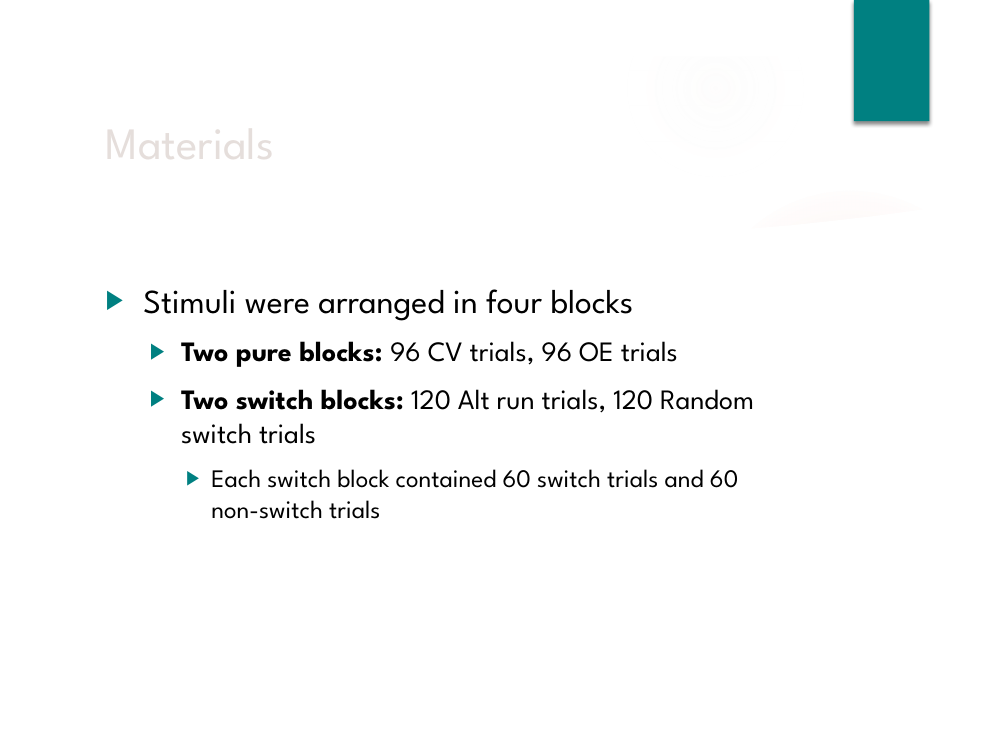
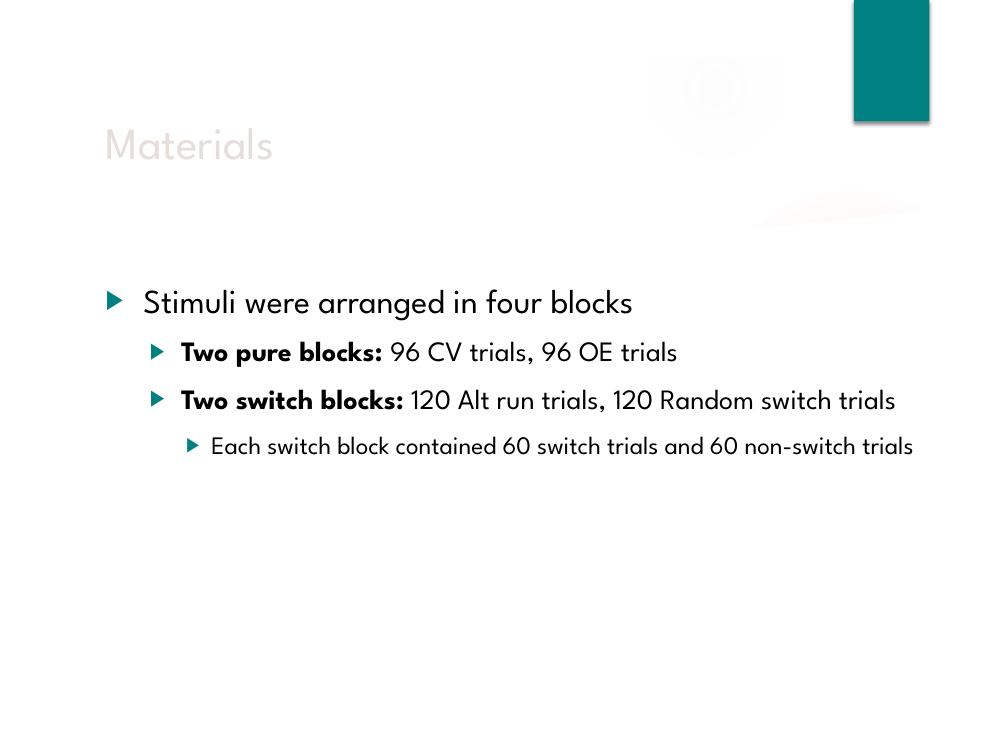
Before and after one commit to npm27/Spring-2019-Projects, a slide deck: slide 18 of CVOE/3 Presentations/Brown Bag Fall 19.pptx (slide 15 before the commit). Drawn at 1008x756 pixels with LibreOffice and Linux fonts; fonts in the diff are those of the drawing; background and template pictures are left out. Boxes give left, top, right and bottom in pixels: in the first picture for what was removed or moved away, otherwise in the second. Text is boxed around its words. In the diff, an @@ line names an element or a change of style, - is before the commit and + after.

```diff
--- a/CVOE/3 Presentations/Brown Bag Fall 19.pptx
+++ b/CVOE/3 Presentations/Brown Bag Fall 19.pptx
@@ text "Stimuli were arranged in four ..." rewrapped from <box>143,289,754,519</box> to <box>143,289,913,455</box> @@
```
Also in this commit, not shown: 18 other slides changed, 11 slides added, 18 other files.
